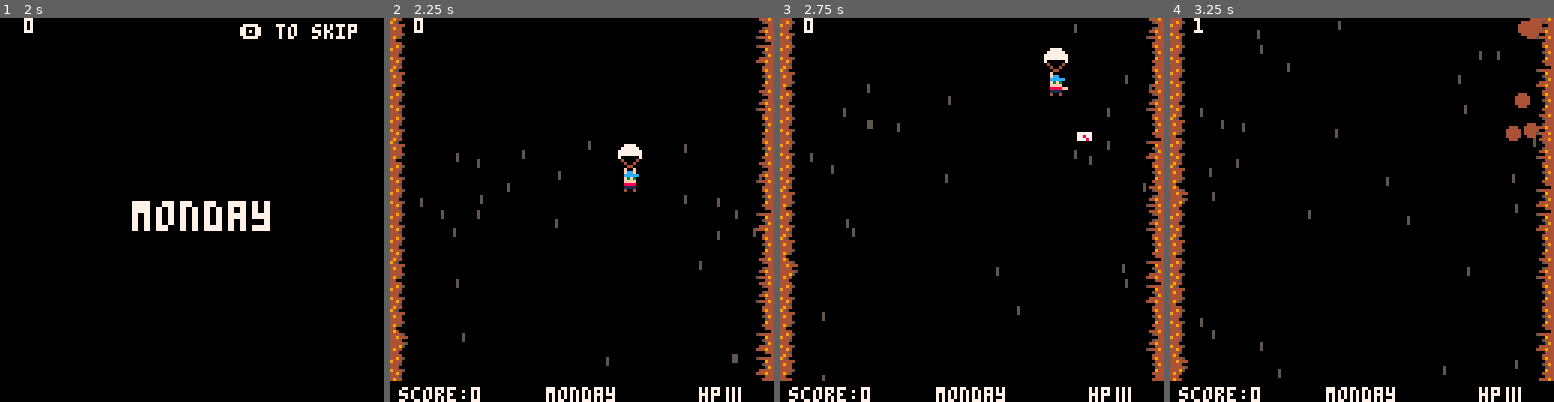
Above: before the commit, frames 1-4 (left to right).
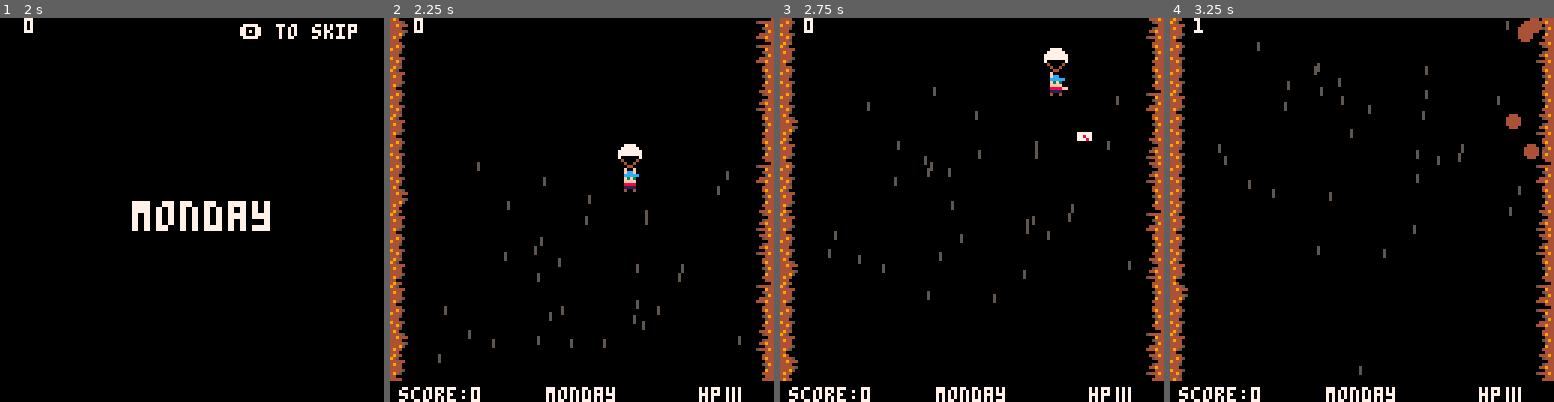
Above: after the commit, the same moments.

Repository: sugarvoid/down-mail
Game: PICO-8 cartridge down_mail.p8
The game is run twice, just before and just after one commit, with the same random seed, the same clock (stepped at 60 frames per second) and the same inputs.
Inputs:
- Up to frame 1 (2 s): tap X (X key) at 0.33, 1.07, 1.85 s; tap O (Z key) at 0.7, 1.7 s; hold Right from 1.6 s (still down)
- Up to frame 2 (2.25 s): release Right at 2.1 s; tap O (Z key) at 2.1 s; hold Up from 2.15 s (still down)
- Up to frame 3 (2.75 s): release Up at 2.42 s; hold Right from 2.47 s (still down); tap O (Z key) at 2.5 s
- Up to frame 4 (3.25 s): tap O (Z key) at 2.9 s; tap X (X key) at 2.97 s; release Right at 3.03 s; hold Left from 3.08 s (still down)

Frame 1 is identical in both runs. In frame 2, 2.5% of the frame differs, in the area x 0-100%, y 0-95%; in frame 3, 2.8%; in frame 4, 3.9%.

Commit message:
Update random inr function

Diff:
--- a/src/mailbox.lua
+++ b/src/mailbox.lua
@@ -110,7 +110,7 @@
             update_score(-10)
             --score -= 10
             deliveries[2] += 1
-            sfx(5)
+            sfx(12)
         else
             --score += (10 * flr(points) * 1.5)
             update_score(10 * flr(points) * 1.5)
--- a/src/main.lua
+++ b/src/main.lua
@@ -3,12 +3,12 @@
 damaged_mb = 0
 game_over_x = -10
 score = 0
-bouns_timer = 0
+post_day_timer = 0
 deliveries = { 0, 0, 0 }
 goto_postday_tmr = 0
 offset = 0
 level_length = 10 --TODO: Put back 30
-bouns_length = 10 --TODO: Put back 10
+post_day_length = 5 --TODO: Put back 10
 ending = 0
 end_spr = { 64, 68, 72, 76, 140 }
 objects = { back = {}, front = {} }
@@ -19,7 +19,7 @@
 
 local good_score = 1000 --TODO: Replace
 
-clock = {
+local clock = {
     seconds = 0,
     t = 0,
     is_running = false,
@@ -98,6 +98,7 @@
     day_t = 30 * 3
     post_t = 30 * 8
     spawner:reset()
+    clock:reset()
     --set_customers()
     score = 0
     init_wind()
@@ -118,6 +119,12 @@
 
 function _update()
     check_input()
+
+    map_y += .2
+
+    if flr(map_y) == 17 then
+        map_y = 0
+    end
 
     if test_wormhole then
         test_wormhole:update()
@@ -245,11 +252,7 @@
         d:update()
     end
 
-    map_y += .2
-
-    if flr(map_y) == 17 then
-        map_y = 0
-    end
+
 
 
 
@@ -262,7 +265,7 @@
             change_state(gamestates.post_day)
             p1.move_speed = 1.5
             spawner.reset()
-            bouns_timer = bouns_length
+            post_day_timer = post_day_length
             --change_state(gamestates.bonus)
             --spawner.running = true
         end
@@ -301,7 +304,7 @@
 
     clock:update()
 
-    if clock.seconds >= bouns_length then
+    if clock.seconds >= post_day_length then
         clock:stop()
 
         mailboxes = {}
@@ -313,8 +316,8 @@
 
 
 
-    -- bouns_timer -= 1
-    -- if bouns_timer <= 0 then
+    -- post_day_timer -= 1
+    -- if post_day_timer <= 0 then
     --     mailboxes = {}
     --     advance_day()
     --         --if day == 3 then
@@ -427,14 +430,6 @@
     draw_particles()
     draw_letters()
     draw_gui()
-    --rectfill(17, 10, 17 + flr(bouns_timer / 10) * 3, 13, 3)
-    --rect(17, 9, 109, 14, 7)
-    -- print("bonus: " .. flr(bouns_timer/30), 20, 20, 5)
-
-    --cls(0)
-
-
-
     print("deliveries: " .. (deliveries[1] + deliveries[2]), 20, 40, 7)
     print("customers: " .. deliveries[1], 20, 48, 7)
     print("non-customers: " .. deliveries[2], 20, 48 + 8, 7)
@@ -585,17 +580,18 @@
     end
 end
 
+
 function randf_rang(l, h)
-    local h = h - l
-    return l + rnd(h)
+    local _h = h - l
+    return l + rnd(_h + 0.0001) -- Small offset to include h
 end
 
 function randi_rang(l, h)
-    return flr(rnd(h)) + l
+    return flr(rnd(h - l +1 )) + l
 end
 
 function randsec_rang(l, h)
-    return (flr(rnd(h)) + l) * 30
+    return (flr(rnd(h - l +1 )) + l) * 30
 end
 
 function draw_hitbox(o)
@@ -605,7 +601,7 @@
 function goto_bonus()
     p1.move_speed = 1.5
     spawner.reset()
-    bouns_timer = bouns_length
+    post_day_timer = post_day_length
     change_state(gamestates.bonus)
     spawner.running = true
 end
Not shown, changed: the sound effects (__sfx__) section of down_mail.p8
